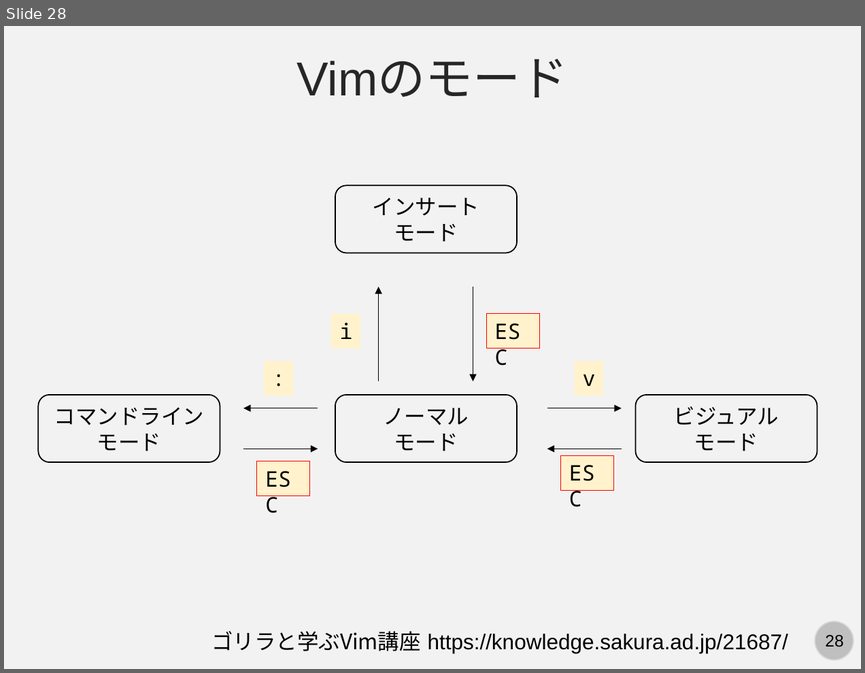
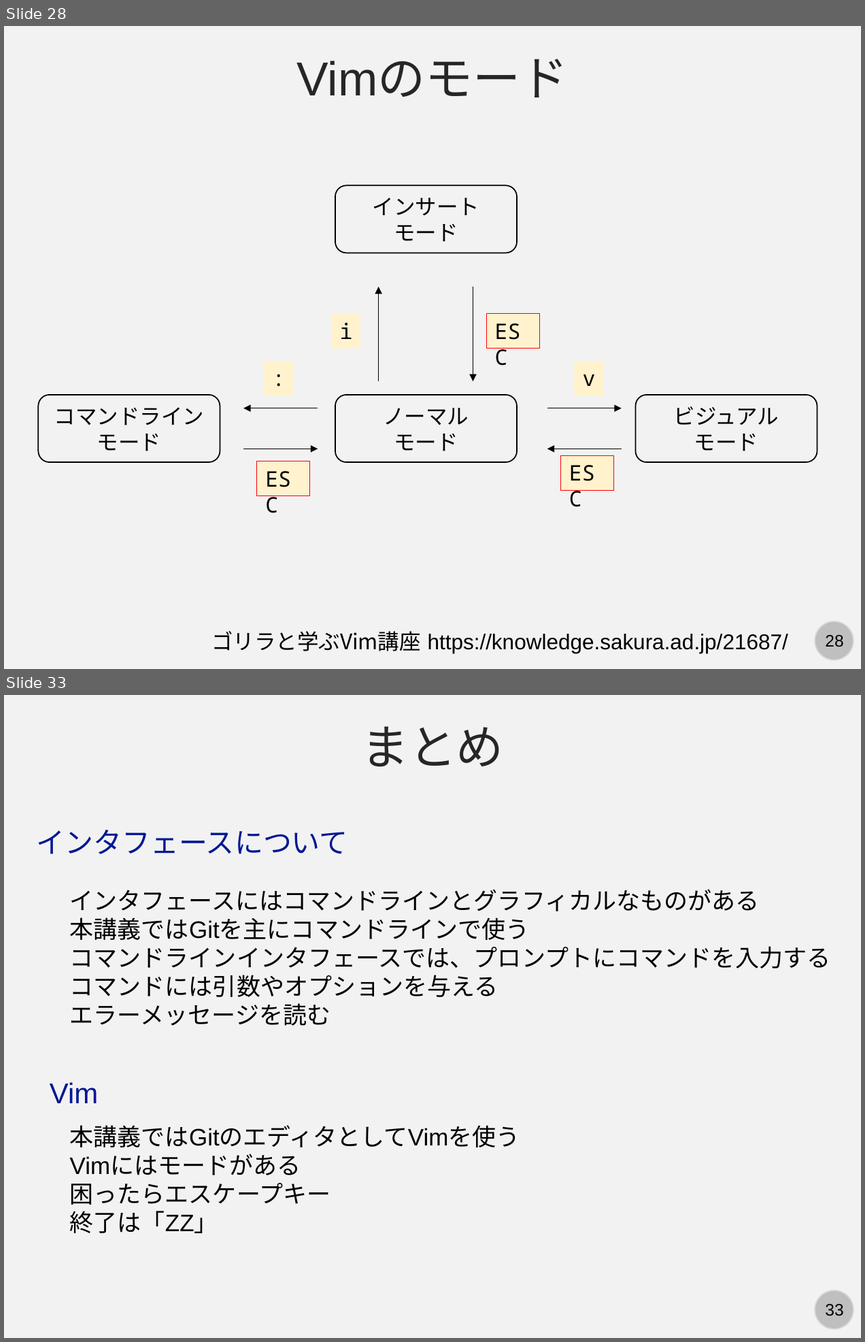
Before and after one commit to kaityo256/github, a slide deck: command/fig/slide.pptx. Shown one above the other, each under a label of ours: slide 28 before the commit, slides 28 and 33 after it; the slides between them are not shown. The pictures are 865x673 and 865x1342 pixels, drawn with LibreOffice and Linux fonts; fonts in the diff are those of the drawing. Boxes give left, top, right and bottom in pixels: in the first picture for what was removed or moved away, otherwise in the second. Text is boxed around its words. In the diff, an @@ line names an element or a change of style, - is before the commit and + after.

```diff
--- a/command/fig/slide.pptx
+++ b/command/fig/slide.pptx
@@ slide 33 added at box(4, 695, 861, 1338), background #F2F2F2; not listed: 2 template elements that a slide beside it also shows @@
@@ text added at box(361, 726, 504, 767), 40 pt, text #262626 @@
+まとめ
@@ text added at box(36, 830, 348, 854), 24 pt, text #011893 @@
+インタフェースについて
@@ text added at box(70, 889, 831, 1025), 20 pt, text #000000 @@
+インタフェースにはコマンドラインとグラフィカルなものがある
+本講義ではGitを主にコマンドラインで使う
+コマンドラインインタフェースでは、プロンプトにコマンドを入力する
+コマンドには引数やオプションを与える
+エラーメッセージを読む
@@ text added at box(50, 1082, 99, 1103), 24 pt, text #011893 @@
+Vim
@@ text added at box(70, 1125, 520, 1233), 20 pt, text #000000 @@
+本講義ではGitのエディタとしてVimを使う
+Vimにはモードがある
+困ったらエスケープキー
+終了は「ZZ」
```
Also in this commit, not shown: 4 other slides added.
